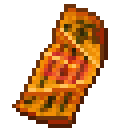
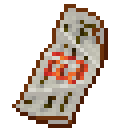
Layered file, before and after one edit (128 x 128). Changes by layer:
pixels changed over [16, 8, 104, 124] (layer not identified)
